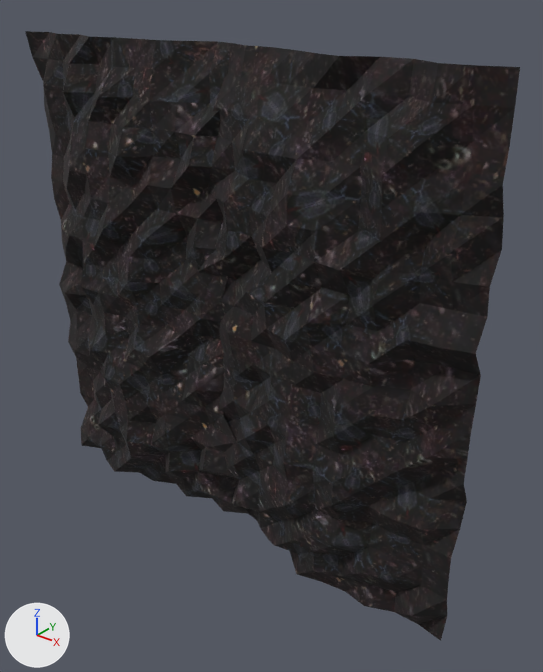
The OBJ model sceneobjs/aiji_dongxue_130/aiji_dongxue_130_chong_01.obj, before and after one commit.
Both versions are drawn from a 50 mm camera at (172.0, -200.0, 117.0) aimed at (16.0, -4.0, -4.0). Every picture has the same lights, and +X, +Y and +Z are marked at lower left. Where no turn or scale is listed for an object, it has been applied to the vertices.

The older version as bpy lines, for what is in view:
```python
me_aiji_dongxue_130_chong_01 = bpy.data.meshes.new('aiji_dongxue_130_chong_01')
me_aiji_dongxue_130_chong_01.from_pydata(...)  # 462 vertices, 800 faces; spans x -99.0..98.0, y -28.0..-1.0, z -96.0..96.0
me_aiji_dongxue_130_chong_01.materials.append(mat_material_1)  # picture img_aiji_dongxue_130_chong_01a_png
ob_aiji_dongxue_130_chong_01 = bpy.data.objects.new('aiji_dongxue_130_chong_01', me_aiji_dongxue_130_chong_01)
ob_aiji_dongxue_130_chong_01.location = (0.0, 0.0, 0.0)
```
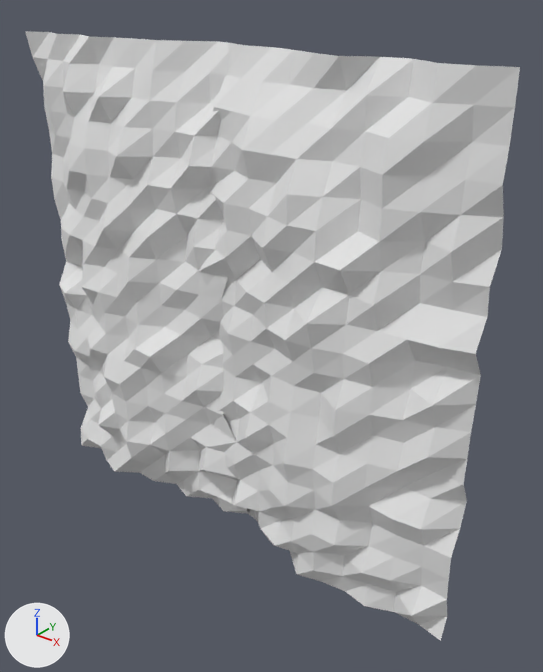
Diff of the bpy script that builds the scene:
```diff
--- a/sceneobjs/aiji_dongxue_130/aiji_dongxue_130_chong_01.obj.py
+++ b/sceneobjs/aiji_dongxue_130/aiji_dongxue_130_chong_01.obj.py
@@ mat_material_1_1 @@
+mat_material_1_1 = principled_material('material_1')
+mat_material_1_1.base_color = (0.8, 0.8, 0.8)  # white #e7e7e7
+mat_material_1_1.roughness = 1.0
@@ me_aiji_dongxue_130_chong_01 @@
 me_aiji_dongxue_130_chong_01.from_pydata(...)  # 462 vertices, 800 faces; spans x -99.0..98.0, y -28.0..-1.0, z -96.0..96.0
-me_aiji_dongxue_130_chong_01.materials.append(mat_material_1)  # picture img_aiji_dongxue_130_chong_01a_png
+me_aiji_dongxue_130_chong_01.materials.append(mat_material_1_1)  # white #e7e7e7
```

Boxes [x1, y1, x2, y2] around the edits, measured in the pictures (543 x 672 px):
'aiji_dongxue_130_chong_01', recoloured (black to grey)
    both: [25, 31, 520, 641]
